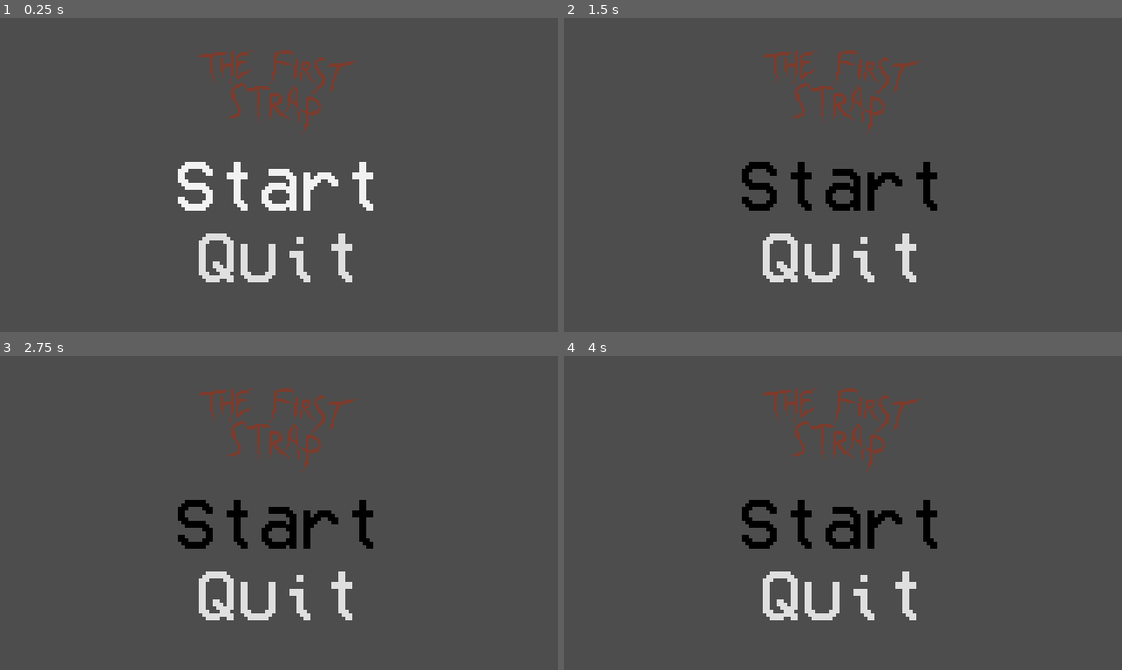
Above: before the commit, frames 1-4 (two rows, left to right).
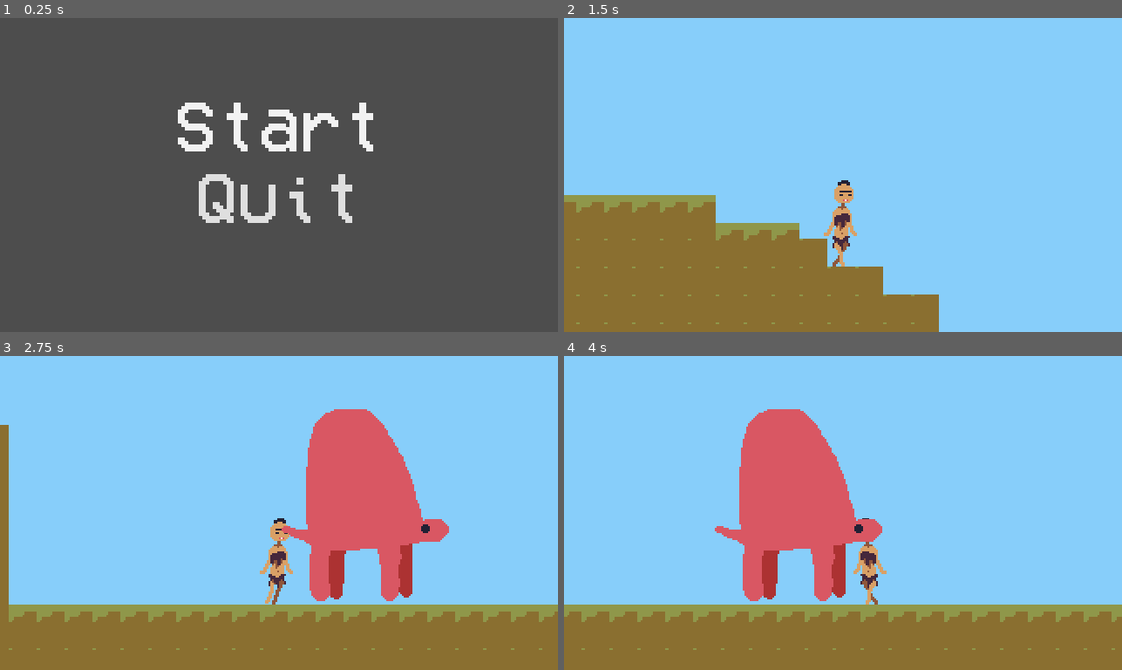
Above: after the commit, the same moments.

Repository: scubana/lesbian-cavewoman
Game: Godot game, scene res://Menus/menu.tscn
Same seed, same stepped clock (60 frames per second), same inputs: the game is played once before the commit and once after it.
Inputs (mouse positions are in pixels of both pictures, inside the frame that each line leads up to):
- Up to frame 1 (0.25 s): no input
- Up to frame 2 (1.5 s): click "Start" at 0.5 s; click (843, 181) at 1.25 s, where only the run before the commit has a clickable "Start"
- Up to frame 3 (2.75 s): hold D (move_right) from 2.03 s (still down); tap Space (jump) at 2.27 s
- Up to frame 4 (4 s): tap Space (jump) at 3.02 s; release D (move_right) at 3.53 s; hold A (move_left) from 3.53 s (still down)

The runs differ from the first frame. In frame 1, 7.0% of the frame differs, in the area x 31-67%, y 10-85%; in frame 2, 100%, in the area x 0-100%, y 0-100%; in frame 3, 100%; in frame 4, 100%.

Commit message:
Revert "Merge branch 'booby-branch'"
This reverts commit a752b169cb0897fa3f3071491a6427be41d09fc1, reversing
changes made to 776121fa4a22af3f0b9b0c966b5f3889ab8d8b0b.

Diff:
--- a/Menus/menu.tscn
+++ b/Menus/menu.tscn
@@ -1,8 +1,7 @@
-[gd_scene load_steps=6 format=3 uid="uid://wmaeuf728nyk"]
+[gd_scene load_steps=5 format=3 uid="uid://wmaeuf728nyk"]
 
 [ext_resource type="Script" path="res://menu.gd" id="1_wp5ph"]
 [ext_resource type="FontFile" uid="uid://c784h3sxa1d06" path="res://Level/VCR_OSD_MONO.ttf" id="2_twykp"]
-[ext_resource type="Texture2D" uid="uid://bvqdof38ij2s6" path="res://assets/title.png" id="3_r7p1d"]
 
 [sub_resource type="StyleBoxEmpty" id="StyleBoxEmpty_h82wq"]
 
@@ -24,10 +23,10 @@
 anchor_top = 0.5
 anchor_right = 0.5
 anchor_bottom = 0.5
-offset_left = -60.0
-offset_top = -14.0
-offset_right = 60.0
-offset_bottom = 77.0
+offset_left = -66.5
+offset_top = -48.0
+offset_right = 66.5
+offset_bottom = 48.0
 grow_horizontal = 2
 grow_vertical = 2
 
@@ -59,24 +58,5 @@
 theme_override_styles/focus = SubResource("StyleBoxEmpty_lxysk")
 text = "Quit"
 
-[node name="VBoxContainer2" type="VBoxContainer" parent="."]
-layout_mode = 1
-anchors_preset = 8
-anchor_left = 0.5
-anchor_top = 0.5
-anchor_right = 0.5
-anchor_bottom = 0.5
-offset_left = -74.0
-offset_top = -75.0
-offset_right = 65.0
-offset_bottom = -9.0
-grow_horizontal = 2
-grow_vertical = 2
-
-[node name="Sprite2D" type="Sprite2D" parent="VBoxContainer2"]
-position = Vector2(75, 26)
-scale = Vector2(0.84375, 0.984375)
-texture = ExtResource("3_r7p1d")
-
 [connection signal="pressed" from="VBoxContainer/StartButton" to="." method="_on_start_button_pressed"]
 [connection signal="pressed" from="VBoxContainer/QuitButton" to="." method="_on_quit_button_pressed"]
--- a/bush.tscn
+++ /dev/null
@@ -1,18 +0,0 @@
-[gd_scene load_steps=3 format=3 uid="uid://oikb566ebfhe"]
-
-[ext_resource type="Texture2D" uid="uid://b5i4ukin1vpyp" path="res://assets/bush.png" id="1_7dfrv"]
-
-[sub_resource type="RectangleShape2D" id="RectangleShape2D_opffj"]
-size = Vector2(52, 40)
-
-[node name="Node2D" type="Node2D"]
-
-[node name="Area2D" type="Area2D" parent="."]
-
-[node name="Sprite2D" type="Sprite2D" parent="Area2D"]
-position = Vector2(32, 32)
-texture = ExtResource("1_7dfrv")
-
-[node name="CollisionShape2D" type="CollisionShape2D" parent="Area2D"]
-position = Vector2(31, 43)
-shape = SubResource("RectangleShape2D_opffj")
--- a/main.tscn
+++ b/main.tscn
@@ -1,13 +1,10 @@
 [gd_scene load_steps=6 format=3 uid="uid://bj66wa2q51241"]
-[gd_scene load_steps=5 format=3 uid="uid://bj66wa2q51241"]
 
 [ext_resource type="Script" path="res://main.gd" id="1_m153a"]
 [ext_resource type="PackedScene" uid="uid://d30uphsaeta7y" path="res://player.tscn" id="1_pbaru"]
 [ext_resource type="PackedScene" uid="uid://bm5ksmuomotn" path="res://tile_map.tscn" id="2_pbj1c"]
 [ext_resource type="PackedScene" uid="uid://c8kp785wcmrwk" path="res://enemy_entities/dino_red.tscn" id="3_sly0u"]
 [ext_resource type="PackedScene" uid="uid://bl6pgjkw5jew4" path="res://GameManager.tscn" id="5_r3pf6"]
-[ext_resource type="PackedScene" uid="uid://cj6h4dvhpyar7" path="res://cave.tscn" id="3_e46hm"]
-[ext_resource type="PackedScene" uid="uid://oikb566ebfhe" path="res://bush.tscn" id="4_2b6hv"]
 
 [node name="world" type="Node2D"]
 position = Vector2(164, -5)
@@ -27,8 +24,3 @@
 layer_0/tile_data = PackedInt32Array(589818, 786432, 0, 589819, 786432, 0, 589820, 786432, 0, 589821, 786432, 0, 589822 …(22385 unchanged characters)…
 
 [node name="Node" parent="." instance=ExtResource("5_r3pf6")]
-[node name="cave" parent="." instance=ExtResource("3_e46hm")]
-position = Vector2(1, -16)
-
-[node name="bush" parent="." instance=ExtResource("4_2b6hv")]
-position = Vector2(407, 108)
Binary file removed: assets/bush.png
Binary file removed: assets/title.png
